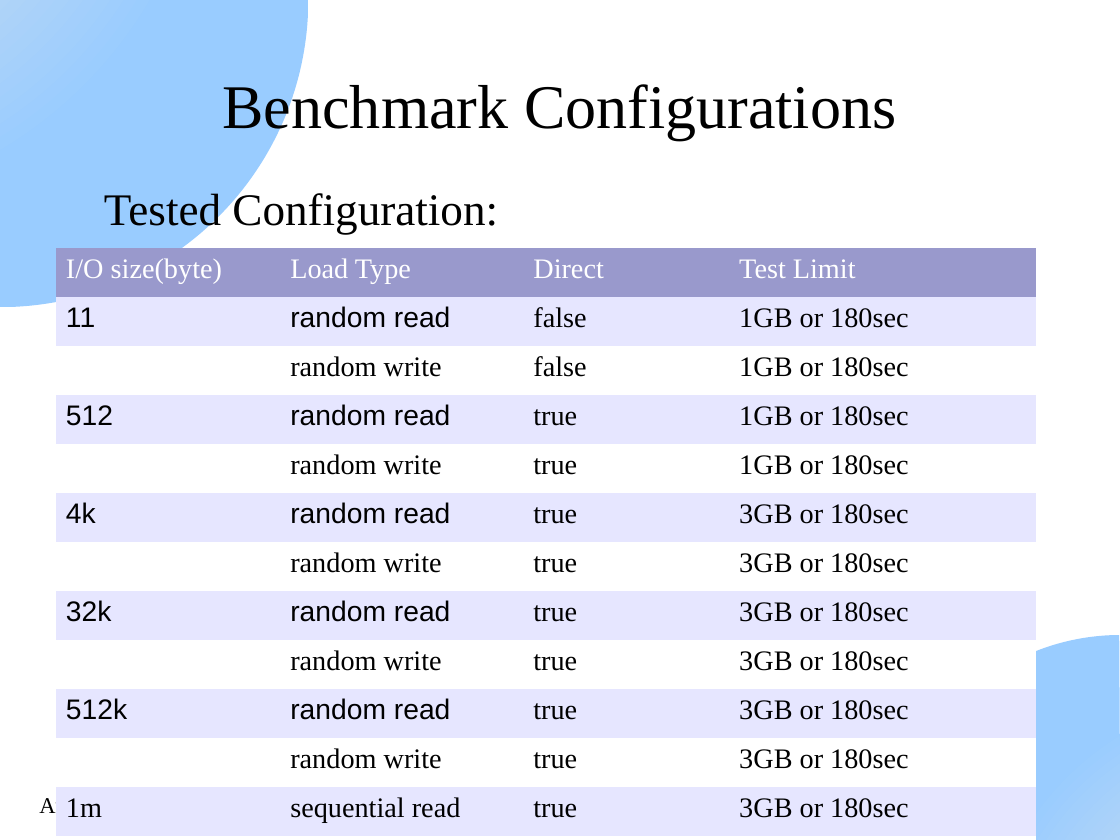
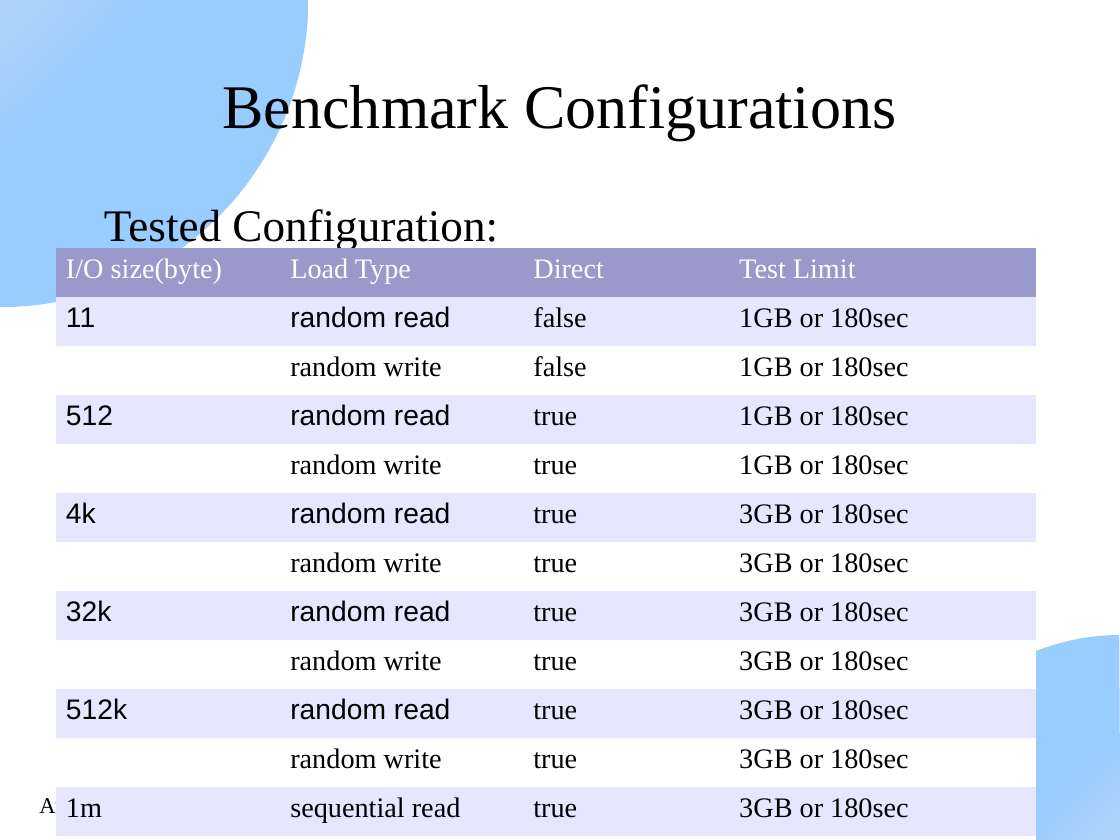
Before and after one commit to nknytk/disk-performance-xen-kvm, a slide deck: slide 11 of DiskPerformanceXenAndKvm.odp. Drawn at 1120x840 pixels with LibreOffice and Linux fonts; fonts in the diff are those of the drawing. Boxes give left, top, right and bottom in pixels: in the first picture for what was removed or moved away, otherwise in the second. Text is boxed around its words. In the diff, an @@ line names an element or a change of style, - is before the commit and + after.

```diff
--- a/DiskPerformanceXenAndKvm.odp
+++ b/DiskPerformanceXenAndKvm.odp
@@ text "Tested Configuration:": place and size @@
-text "Tested Configuration:" at box(104, 190, 498, 234)
+text "Tested Configuration:" at box(104, 209, 498, 250)
```
Also in this commit, not shown: 50 other slides changed, 1 slide added.
